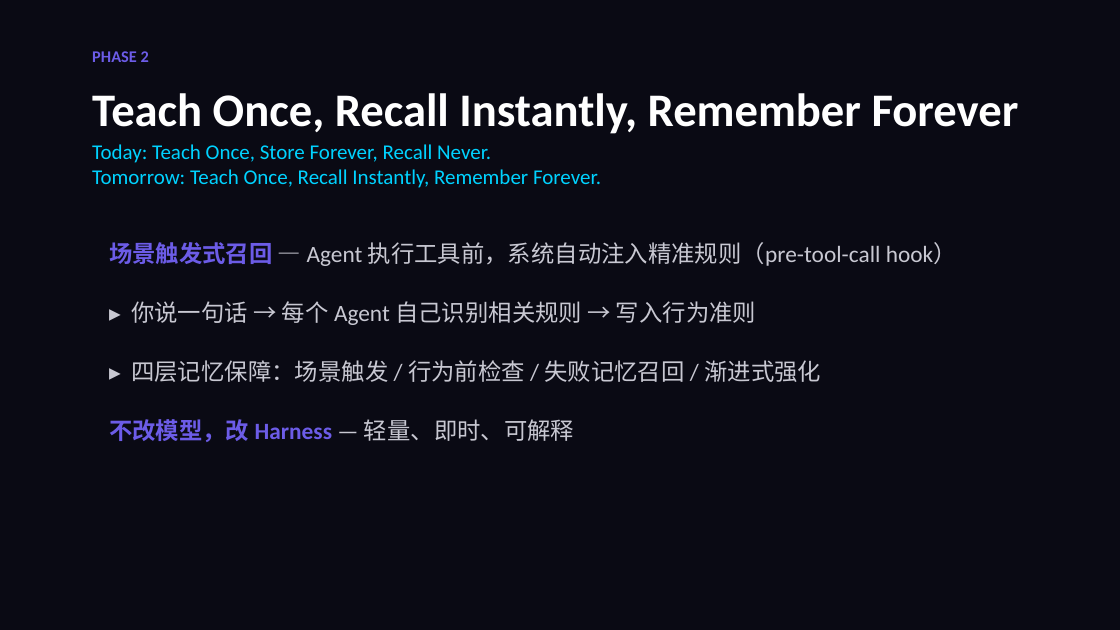
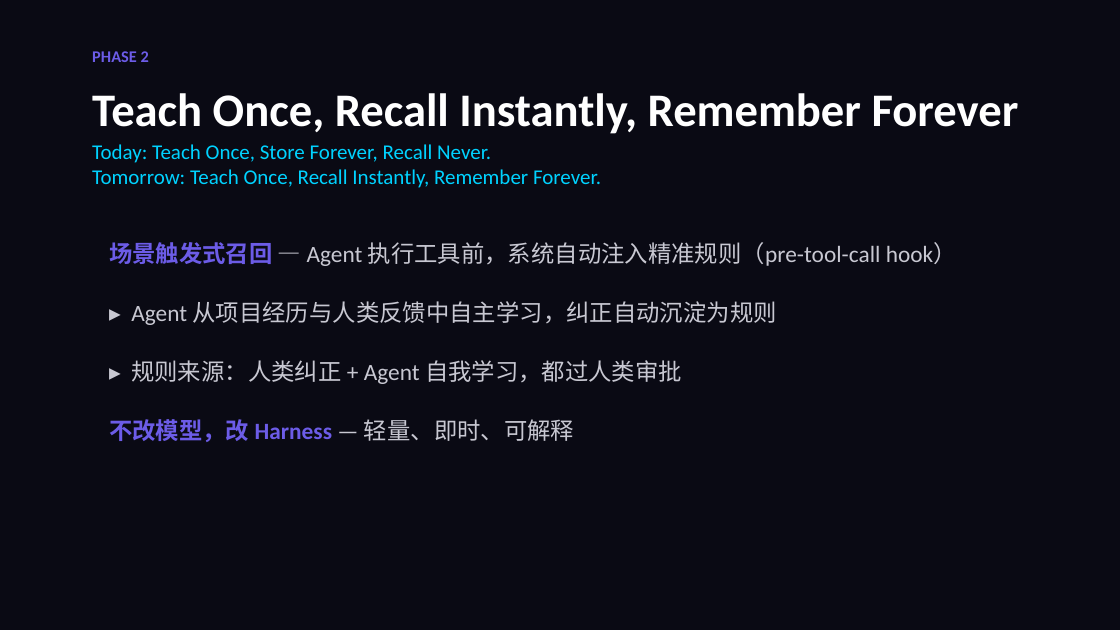
Before and after one commit to GhostComplex/hybrid-workspace, a slide deck: slide 7 of product/hybrid-workspace-pitch.pptx. Drawn at 1120x630 pixels with LibreOffice and Linux fonts; fonts in the diff are those of the drawing. Boxes give left, top, right and bottom in pixels: in the first picture for what was removed or moved away, otherwise in the second. Text is boxed around its words. In the diff, an @@ line names an element or a change of style, - is before the commit and + after.

Commit message:
docs: sync product docs with GitHub Pages (4/13 discussion)
- Flow → Process throughout all docs
- Four layer descriptions aligned with index.html
- Pain points rewritten: grouped by Build/Train/Process, P-numbers removed
- Build: added shared knowledge space (Agent 版飞书文档/Wiki)
- Train: emphasize agent self-learning, scene-triggered recall, slogan alignment
- Process: human-defined process, system-enforced, kill switch as fallback
- Orchestration Layer Chinese label: 项目管理 → 流程管控
- PRD: removed Discord reference from subtitle
- Pitch deck: regenerated PPTX with all updates, renamed to hybrid-workspace-pitch.pptx

```diff
--- a/product/hybrid-workspace-pitch.pptx
+++ b/product/hybrid-workspace-pitch.pptx
@@ text at [131, 301, 777, 325]: text changed @@
-▸ 你说一句话 → 每个 Agent 自己识别相关规则 → 写入行为准则
+▸ Agent 从项目经历与人类反馈中自主学习，纠正自动沉淀为规则
@@ text at [131, 360, 682, 384]: text changed @@
-▸ 四层记忆保障：场景触发 / 行为前检查 / 失败记忆召回 / 渐进式强化
+▸ 规则来源：人类纠正 + Agent 自我学习，都过人类审批
```
Also in this commit, not shown: 5 other slides changed, 3 other files.
